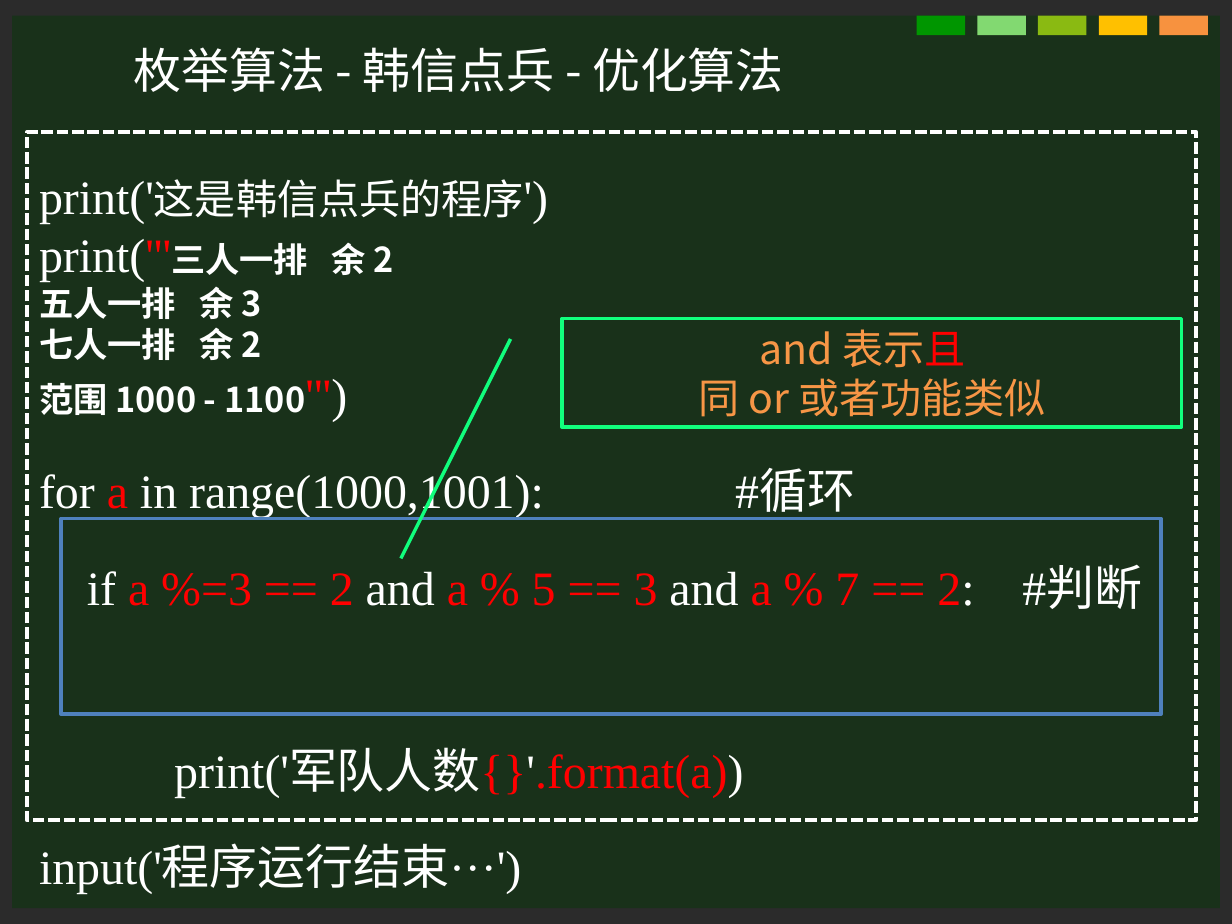
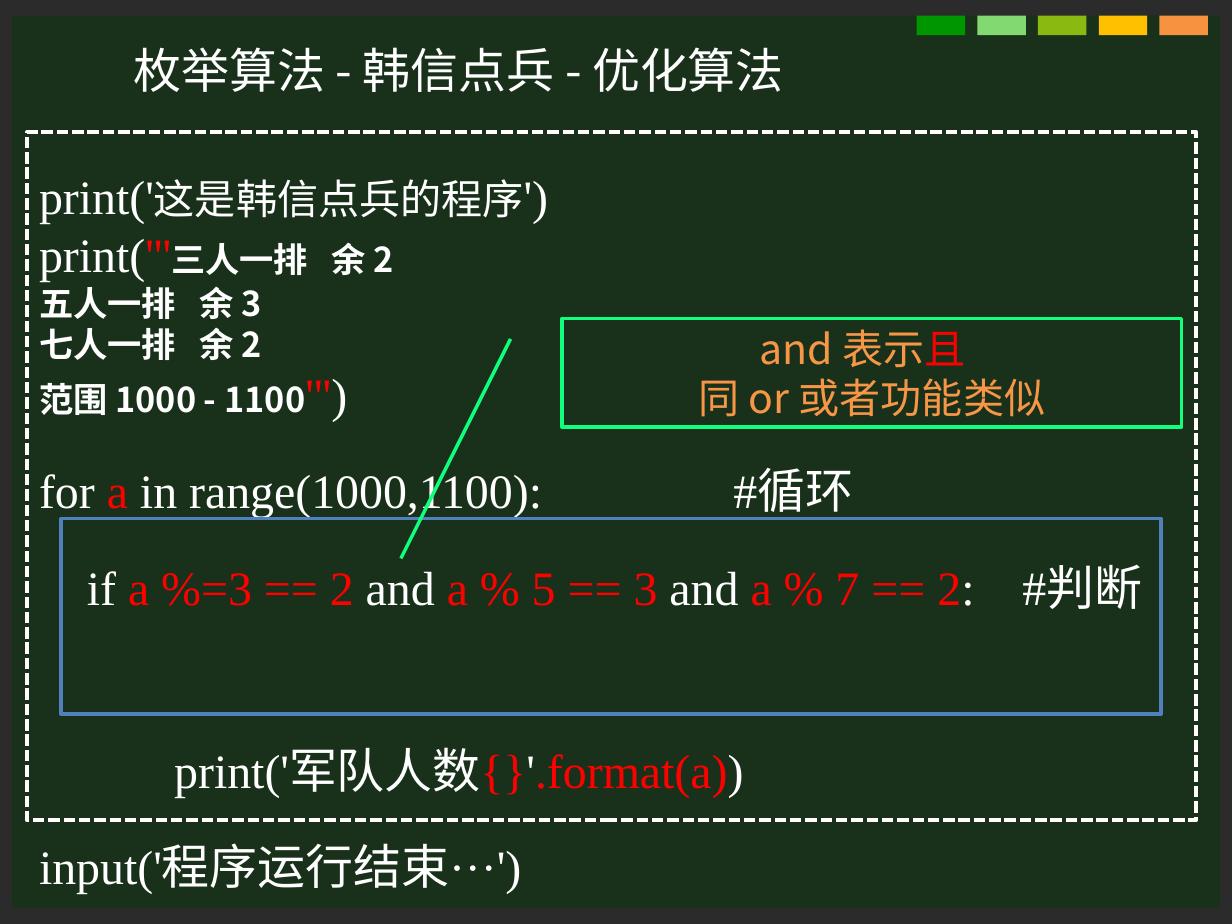
Before and after one commit to hongm32/2020design, a slide deck: slide 16 of 【第09课】枚举算法/【第11课】枚举算法_周.pptx. Drawn at 1232x924 pixels with LibreOffice and Linux fonts; fonts in the diff are those of the drawing; background and template pictures are left out; a plain dark background stands for a picture behind light text. Boxes give left, top, right and bottom in pixels: in the first picture for what was removed or moved away, otherwise in the second. Text is boxed around its words. In the diff, an @@ line names an element or a change of style, - is before the commit and + after.

```diff
--- a/【第09课】枚举算法/【第11课】枚举算法_周.pptx
+++ b/【第09课】枚举算法/【第11课】枚举算法_周.pptx
@@ text in rectangle at (39, 471, 853, 518): text changed @@
-for a in range(1000,1001): #循环
+for a in range(1000,1100): #循环
```
Also in this commit, not shown: 1 other slide changed, 6 other files.
